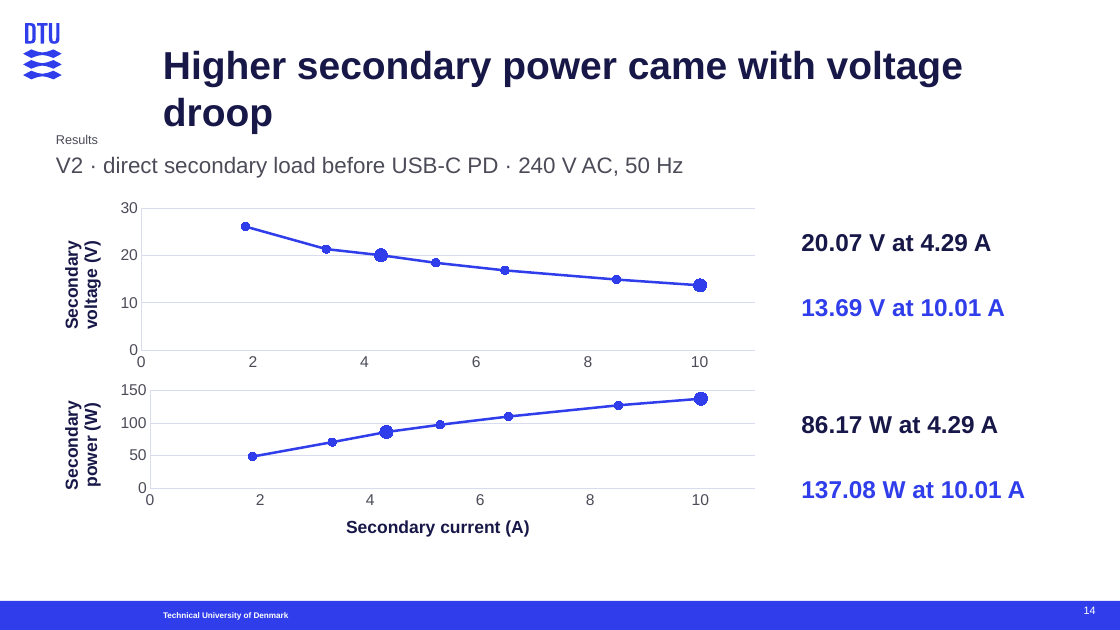
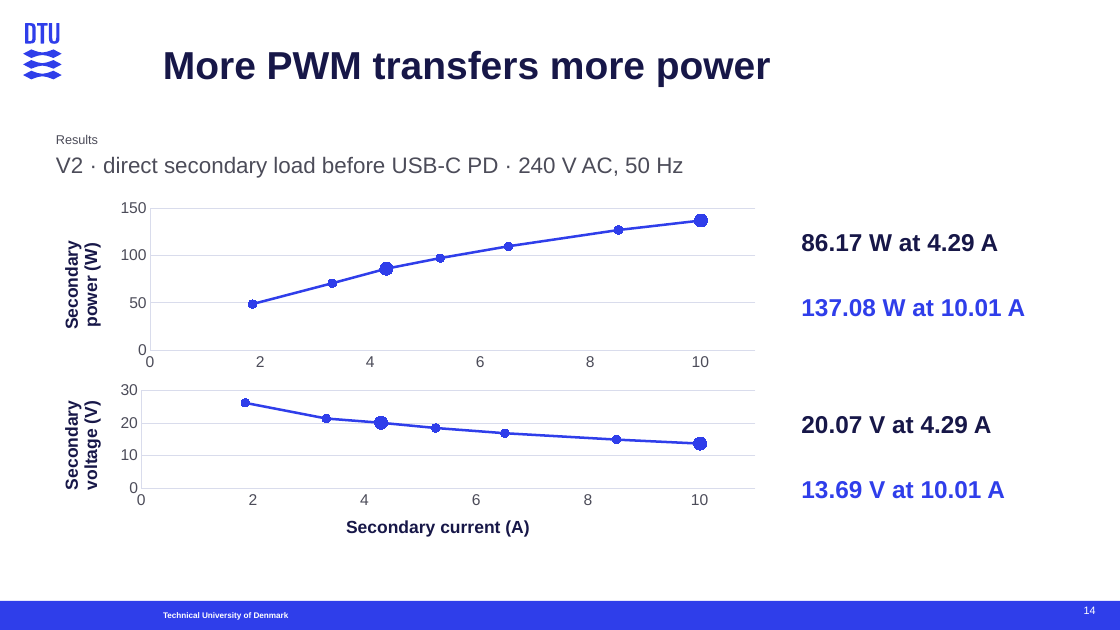
Before and after one commit to kform-danish-office/Thesis, a slide deck: slide 14 of presentations/defense/Defense_Supervisor_Flow.pptx. Drawn at 1120x630 pixels with LibreOffice and Linux fonts; fonts in the diff are those of the drawing. Boxes give left, top, right and bottom in pixels: in the first picture for what was removed or moved away, otherwise in the second. Text is boxed around its words. In the diff, an @@ line names an element or a change of style, - is before the commit and + after.

Commit message:
Clarify expected V2 PWM power-control response

```diff
--- a/presentations/defense/Defense_Supervisor_Flow.pptx
+++ b/presentations/defense/Defense_Supervisor_Flow.pptx
@@ text at <box>163,50,771,86</box>: text changed @@
-Higher secondary power came with voltage droop
+More PWM transfers more power
@@ scatter lines chart at <box>42,196,770,374</box> @@
-Series 1: (1.9, 26.1), (3.3, 21.4), (4.3, 20.1), (5.3, 18.5), (6.5, 16.9), (8.5, 14.9), (10, 13.7)
+Series 1: (1.9, 49), (3.3, 71), (4.3, 86), (5.3, 97), (6.5, 110), (8.5, 127), (10, 137)
@@ value axis title "Secondary voltage (V)" to "Secondary power (W)" @@
@@ value axis changed @@
@@ text at <box>801,234,999,252</box>: text changed @@
-20.07 V at 4.29 A
+86.17 W at 4.29 A
@@ text at <box>801,299,1026,317</box>: text changed @@
-13.69 V at 10.01 A
+137.08 W at 10.01 A
@@ scatter lines chart at <box>42,378,770,556</box> @@
-Series 1: (1.9, 49), (3.3, 71), (4.3, 86), (5.3, 97), (6.5, 110), (8.5, 127), (10, 137)
+Series 1: (1.9, 26.1), (3.3, 21.4), (4.3, 20.1), (5.3, 18.5), (6.5, 16.9), (8.5, 14.9), (10, 13.7)
@@ value axis title "Secondary power (W)" to "Secondary voltage (V)" @@
@@ value axis changed @@
@@ text at <box>801,416,992,434</box>: text changed @@
-86.17 W at 4.29 A
+20.07 V at 4.29 A
@@ text at <box>801,481,1005,499</box>: text changed @@
-137.08 W at 10.01 A
+13.69 V at 10.01 A
```
Also in this commit, not shown: 1 other slide changed, 5 other files.
